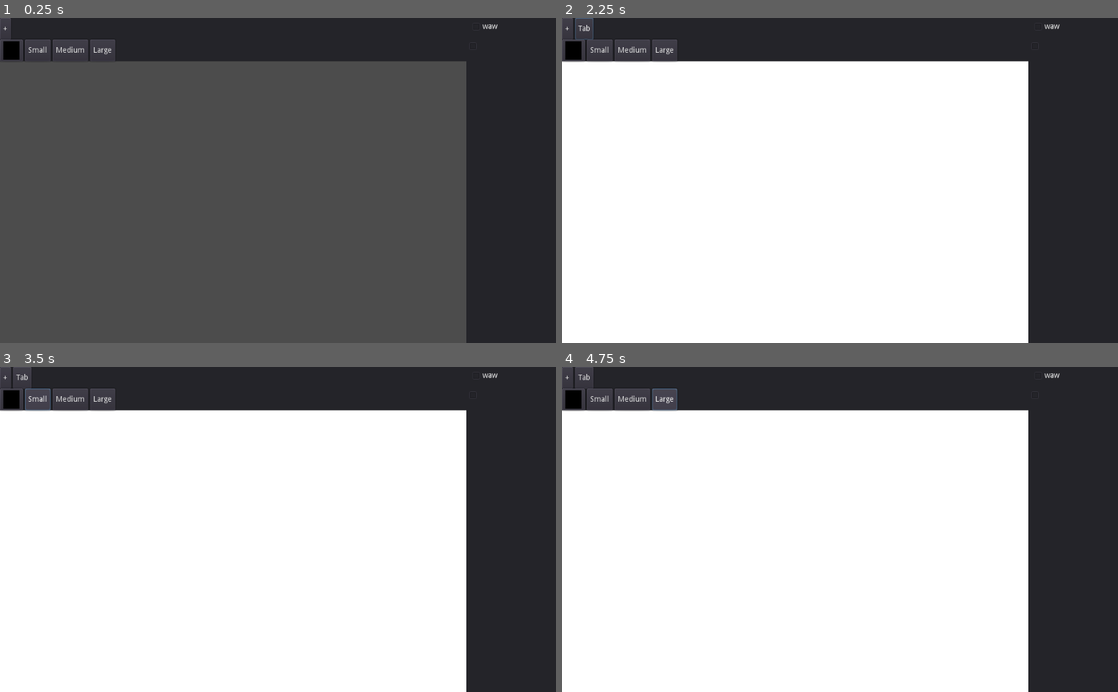
Above: before the commit, frames 1-4 (two rows, left to right).
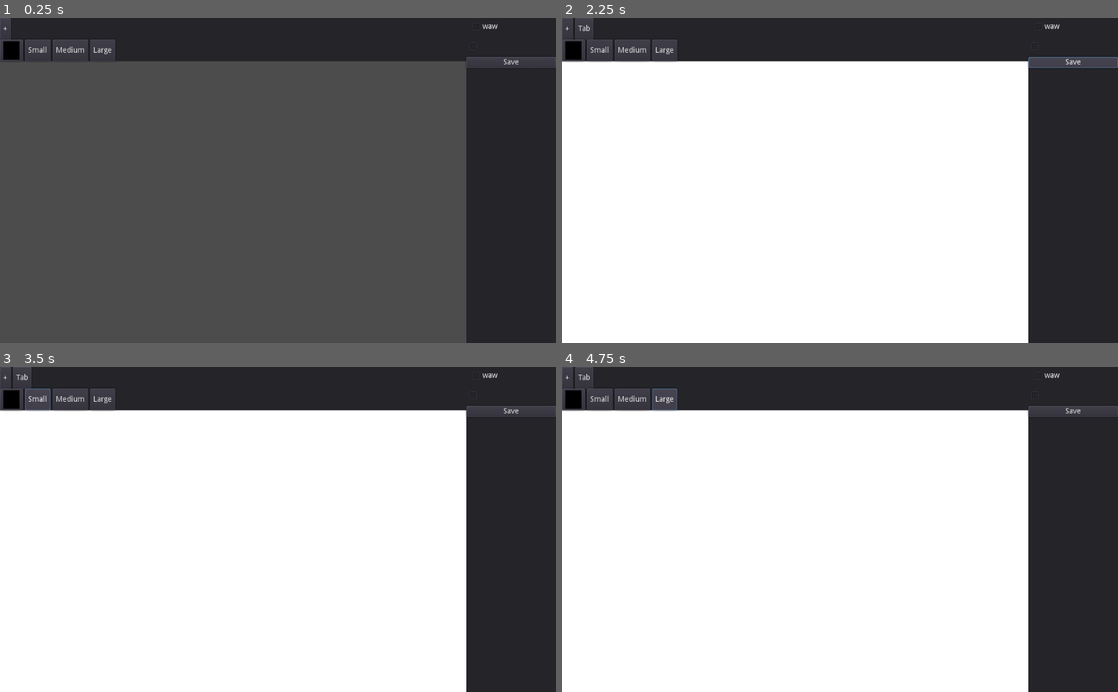
Above: after the commit, the same moments.

Repository: waleed177/bad-notes-application
Game: Godot game, scene res://scenes/main/main.tscn
Two runs of this game, one before a commit and one after it. Both use one fixed random seed, a clock stepped at 60 frames per second and the inputs below.
Inputs (mouse positions are in pixels of both pictures, inside the frame that each line leads up to):
- Up to frame 1 (0.25 s): no input
- Up to frame 2 (2.25 s): click "+" at 0.5 s; click "Tab" at 1.25 s; click (1073, 63) at 2 s, where only the run after the commit has a clickable "Save"
- Up to frame 3 (3.5 s): click "Small" at 2.75 s
- Up to frame 4 (4.75 s): click "Medium" at 3.5 s; click "Large" at 4.25 s

The runs differ from the first frame. In frame 1, 0.4% of the frame differs, in the area x 83-100%, y 11-16%; in frame 2, 0.6%, in the area x 2-100%, y 0-16%; in frame 3, 0.4%; in frame 4, 0.4%.

Commit message:
refactor and added saving

Diff:
--- /dev/null
+++ b/prefabs/drawing_area/drawing_area_model.gd
@@ -0,0 +1,6 @@
+extends Resource
+
+class_name DrawingAreaModel
+
+#will not be saved
+var drawing_area_node: Node2D
--- a/prefabs/items/checkbox_item/checkbox_item.tscn
+++ b/prefabs/items/checkbox_item/checkbox_item.tscn
@@ -1,6 +1,6 @@
 [gd_scene load_steps=3 format=2]
 
-[ext_resource path="res://prefabs/items/item.gd" type="Script" id=1]
+[ext_resource path="res://prefabs/items/item_component/item_component.tscn" type="PackedScene" id=1]
 [ext_resource path="res://prefabs/items/checkbox_item/CheckBox.gd" type="Script" id=2]
 
 [node name="CheckboxItem" type="Panel"]
@@ -8,10 +8,11 @@
 margin_right = 24.0
 margin_bottom = 68.0
 rect_min_size = Vector2( 0, 32 )
-script = ExtResource( 1 )
 __meta__ = {
 "_edit_use_anchors_": false
 }
+
+[node name="ItemComponent" parent="." instance=ExtResource( 1 )]
 
 [node name="CheckBox" type="CheckBox" parent="."]
 anchor_right = 1.0
--- a/prefabs/items/checkbox_text_item/checkbox_text_item.tscn
+++ b/prefabs/items/checkbox_text_item/checkbox_text_item.tscn
@@ -1,6 +1,6 @@
 [gd_scene load_steps=4 format=2]
 
-[ext_resource path="res://prefabs/items/item.gd" type="Script" id=1]
+[ext_resource path="res://prefabs/items/item_component/item_component.tscn" type="PackedScene" id=1]
 [ext_resource path="res://prefabs/items/checkbox_text_item/editable_label.gd" type="Script" id=2]
 [ext_resource path="res://prefabs/items/checkbox_item/CheckBox.gd" type="Script" id=3]
 
@@ -8,10 +8,11 @@
 margin_right = 165.0
 margin_bottom = 32.0
 rect_min_size = Vector2( 0, 32 )
-script = ExtResource( 1 )
 __meta__ = {
 "_edit_use_anchors_": false
 }
+
+[node name="ItemComponent" parent="." instance=ExtResource( 1 )]
 
 [node name="CheckBox" type="CheckBox" parent="."]
 margin_left = 5.64874
--- a/prefabs/items/item.gd
+++ b/prefabs/items/item_component/item.gd
@@ -1,34 +1,39 @@
-extends Control
+extends Node
 
 var _item_prefab: PackedScene
 var _mouse_down = false
 var _mouse_down_location: Vector2
 
+onready var _parent = get_parent()
+
 signal instantiated_item(instance)
+signal instantiated_draggable(draggable)
 
 func _ready():
-	_item_prefab = load(filename)
+	_item_prefab = load(_parent.filename)
+	_parent.connect("gui_input", self, "_on_gui_input")
 
-func _gui_input(event):
+func _on_gui_input(event):
 	if event is InputEventMouseButton:
 		if event.is_pressed():
 			_mouse_down = true
-			_mouse_down_location = get_global_mouse_position()
+			_mouse_down_location = _parent.get_global_mouse_position()
 		else:
 			_mouse_down = false
 	elif event is InputEventMouseMotion:
-		if _mouse_down and get_global_mouse_position().distance_to(_mouse_down_location) > 100:
+		if _mouse_down and _parent.get_global_mouse_position().distance_to(_mouse_down_location) > 100:
 			var instance = _item_prefab.instance()
 			get_tree().current_scene.drawing_area.add_child(instance)
-			instance.set_global_position(get_global_position() - _mouse_down_location + get_global_mouse_position())
-			instance._setup_as_draggable()
+			instance.set_global_position(_parent.get_global_position() - _mouse_down_location + _parent.get_global_mouse_position())
+			instance.get_node("ItemComponent")._setup_as_draggable()
 			_mouse_down = false
 			emit_signal("instantiated_item", instance)
 
 func _setup_as_draggable():
-	set_script(null)
 	var node = Node2D.new()
 	node.set_script(load("res://scripts/draggable_component.gd"))
 	node.name = "draggable_component"
-	add_child(node)
+	_parent.add_child(node)
 	node.start_dragging()
+	emit_signal("instantiated_draggable", node)
+	set_script(null)
--- /dev/null
+++ b/prefabs/items/item_component/item_component.tscn
@@ -0,0 +1,6 @@
+[gd_scene load_steps=2 format=2]
+
+[ext_resource path="res://prefabs/items/item_component/item.gd" type="Script" id=1]
+
+[node name="ItemComponent" type="Node"]
+script = ExtResource( 1 )
--- /dev/null
+++ b/prefabs/items/tab_item/tab_item.gd
@@ -0,0 +1,42 @@
+extends Control
+
+var _data: TabItemModel
+
+func setup(data: TabItemModel):
+	_data = data
+	$Button.text = data.text
+	data.connect("property_modified", self, "_on_data_property_modified")
+	$Button.connect("pressed", self, "_on_button_pressed")
+	$ItemComponent.connect("instantiated_item", self, "_on_instantiated_item")
+
+func _gui_input(event):
+	if event is InputEventMouseButton:
+		if event.pressed and event.button_index == BUTTON_RIGHT:
+			$ConfirmationDialog.show()
+			$ConfirmationDialog/LineEdit.text = _data.text
+
+func fix_ui_size():
+	rect_min_size = $Button.rect_size
+
+func _on_button_pressed():
+	get_tree().current_scene.use_drawing_area(_data.drawing_area.drawing_area_node)
+
+func _on_ItemComponent_instantiated_draggable(draggable):
+	draggable.connect("dragging_status_changed", self, "_on_dragging_status_changed")
+
+func _on_dragging_status_changed(dragging):
+	$Button.disabled = dragging
+
+func _on_instantiated_item(item):
+	item.setup(_data)
+
+func _on_ConfirmationDialog_confirmed():
+	_data.text = $ConfirmationDialog/LineEdit.text
+
+func _on_data_property_modified(property, value):
+	if property == "text":
+		$Button.text = value
+		if get_tree():
+			yield(get_tree(), "idle_frame")
+			yield(get_tree(), "idle_frame")
+			fix_ui_size()
--- a/prefabs/items/tab_item/tab_item.tscn
+++ b/prefabs/items/tab_item/tab_item.tscn
@@ -1,15 +1,45 @@
-[gd_scene load_steps=2 format=2]
+[gd_scene load_steps=3 format=2]
 
-[ext_resource path="res://prefabs/items/item.gd" type="Script" id=1]
+[ext_resource path="res://prefabs/items/item_component/item_component.tscn" type="PackedScene" id=2]
+[ext_resource path="res://prefabs/items/tab_item/tab_item.gd" type="Script" id=3]
 
-[node name="Button" type="Button"]
-anchor_right = 1.0
-anchor_bottom = 1.0
-margin_right = -1012.0
-margin_bottom = -580.0
-script = ExtResource( 1 )
+[node name="Tab" type="Panel"]
+margin_right = 32.0
+margin_bottom = 32.0
+script = ExtResource( 3 )
 __meta__ = {
 "_edit_use_anchors_": false
 }
 
-[node name="Node" type="Node" parent="."]
+[node name="ItemComponent" parent="." instance=ExtResource( 2 )]
+
+[node name="Button" type="Button" parent="."]
+anchor_right = 1.0
+anchor_bottom = 1.0
+mouse_filter = 1
+__meta__ = {
+"_edit_use_anchors_": false
+}
+
+[node name="ConfirmationDialog" type="ConfirmationDialog" parent="."]
+margin_left = 185.0
+margin_top = 173.0
+margin_right = 452.0
+margin_bottom = 241.0
+rect_min_size = Vector2( 150, 52.5 )
+window_title = "Rename"
+__meta__ = {
+"_edit_use_anchors_": false
+}
+
+[node name="LineEdit" type="LineEdit" parent="ConfirmationDialog"]
+margin_left = 8.0
+margin_top = 8.0
+margin_right = 259.0
+margin_bottom = 32.0
+__meta__ = {
+"_edit_use_anchors_": false
+}
+
+[connection signal="instantiated_draggable" from="ItemComponent" to="." method="_on_ItemComponent_instantiated_draggable"]
+[connection signal="confirmed" from="ConfirmationDialog" to="." method="_on_ConfirmationDialog_confirmed"]
--- /dev/null
+++ b/prefabs/items/tab_item/tab_item_model.gd
@@ -0,0 +1,19 @@
+extends Resource
+
+class_name TabItemModel
+
+signal property_modified(property, value)
+
+export(String) var text: String setget _set_text
+func _set_text(val):
+	text = val
+	emit_signal("property_modified", "text", val)
+export(Resource) var _drawing_area
+
+var drawing_area: DrawingAreaModel setget _set_drawing_area, _get_drawing_area
+
+func _set_drawing_area(value: DrawingAreaModel):
+	_drawing_area = value
+
+func _get_drawing_area() -> DrawingAreaModel:
+	return _drawing_area
--- a/project.godot
+++ b/project.godot
@@ -8,6 +8,34 @@
 
 config_version=4
 
+_global_script_classes=[ {
+"base": "Resource",
+"class": "DrawingAreaModel",
+"language": "GDScript",
+"path": "res://prefabs/drawing_area/drawing_area_model.gd"
+}, {
+"base": "Resource",
+"class": "NoteModel",
+"language": "GDScript",
+"path": "res://scripts/note_format/note_model.gd"
+}, {
+"base": "Resource",
+"class": "TabItemModel",
+"language": "GDScript",
+"path": "res://prefabs/items/tab_item/tab_item_model.gd"
+}, {
+"base": "Resource",
+"class": "TabsModel",
+"language": "GDScript",
+"path": "res://scripts/tabs_manager/tabs_model.gd"
+} ]
+_global_script_class_icons={
+"DrawingAreaModel": "",
+"NoteModel": "",
+"TabItemModel": "",
+"TabsModel": ""
+}
+
 [application]
 
 config/name="Notes Application"
@@ -16,6 +44,8 @@
 
 [autoload]
 
+NoteSaver="*res://scripts/note_format/note_saver.gd"
+TabManager="*res://scripts/tabs_manager/tab_manager.gd"
 GlobalBrush="*res://scripts/global_brush.gd"
 
 [input]
--- a/scenes/main/Tabs.gd
+++ b/scenes/main/Tabs.gd
@@ -5,27 +5,17 @@
 
 func _on_AddTabButton_pressed():
 	var button = TabItem.instance()
-	button.text = "Tab"
 
-	var drawing_area = DrawingArea.instance()
-	get_tree().current_scene.use_drawing_area(drawing_area)
+	var tab_model := TabItemModel.new()
+	tab_model.text = "Tab"
+	tab_model.drawing_area = DrawingAreaModel.new()
+	tab_model.drawing_area.drawing_area_node = DrawingArea.instance()
+	TabManager.add_tab(tab_model)
+	get_tree().current_scene.use_drawing_area(tab_model.drawing_area.drawing_area_node)
 
-	var tab_info = {
-		button = button,
-		drawing_area = drawing_area
-	}
+	$HBoxContainer.add_child(button)
+	button.setup(tab_model)
 
-	button.connect("instantiated_item", self, "_on_instantiated_item", [tab_info])
-	button.connect("pressed", self, "_on_tab_pressed", [tab_info])
-	$HBoxContainer.add_child(button)
-
-func _on_tab_pressed(tab_info):
-	get_tree().current_scene.use_drawing_area(tab_info.drawing_area)
-
-func _on_instantiated_item(instance, tab_info):
-	var new_tab_info = {
-		button = instance,
-		drawing_area = tab_info.drawing_area
-	}
-	instance.text = tab_info.button.text
-	instance.connect("pressed", self, "_on_tab_pressed", [new_tab_info])
+	yield(get_tree(), "idle_frame")
+	yield(get_tree(), "idle_frame")
+	button.fix_ui_size()
--- a/scenes/main/main.gd
+++ b/scenes/main/main.gd
@@ -3,6 +3,13 @@
 onready var drawing_area = get_node("DrawingArea")
 
 func use_drawing_area(new_area):
+	call_deferred("_use_drawing_area_deferred", new_area)
+
+func _use_drawing_area_deferred(new_area):
 	remove_child(drawing_area)
 	add_child(new_area)
 	drawing_area = new_area
+
+
+func _on_Save_pressed():
+	NoteSaver.save()
--- a/scenes/main/main.tscn
+++ b/scenes/main/main.tscn
@@ -94,8 +94,15 @@
 [node name="CheckboxItem" parent="CanvasLayer/Panel/VBoxContainer" instance=ExtResource( 5 )]
 margin_right = 165.0
 
+[node name="Save" type="Button" parent="CanvasLayer/Panel/VBoxContainer"]
+margin_top = 72.0
+margin_right = 165.0
+margin_bottom = 92.0
+text = "Save"
+
 [connection signal="pressed" from="CanvasLayer/Tabs/HBoxContainer/AddTabButton" to="CanvasLayer/Tabs" method="_on_AddTabButton_pressed"]
 [connection signal="color_changed" from="CanvasLayer/Tools/HBoxContainer/ColorPickerButton" to="CanvasLayer/Tools" method="_on_ColorPickerButton_color_changed"]
 [connection signal="pressed" from="CanvasLayer/Tools/HBoxContainer/SmallSize" to="CanvasLayer/Tools" method="_on_SmallSize_pressed"]
 [connection signal="pressed" from="CanvasLayer/Tools/HBoxContainer/MediumSize" to="CanvasLayer/Tools" method="_on_MediumSize_pressed"]
 [connection signal="pressed" from="CanvasLayer/Tools/HBoxContainer/LargeSize" to="CanvasLayer/Tools" method="_on_LargeSize_pressed"]
+[connection signal="pressed" from="CanvasLayer/Panel/VBoxContainer/Save" to="." method="_on_Save_pressed"]
--- a/scripts/draggable_component.gd
+++ b/scripts/draggable_component.gd
@@ -12,16 +12,12 @@
 
 func _process(delta):
 	if _dragging:
-		parent.set_position(get_global_mouse_position() - _dragging_offset)
+		parent.set_position(parent.get_global_mouse_position() - _dragging_offset)
 		if not Input.is_mouse_button_pressed(BUTTON_LEFT):
 			_dragging = false
 			emit_signal("dragging_status_changed", false)
-			if parent is Button:
-				parent.disabled = false
-		elif _dragging_initial_position.distance_to(get_global_mouse_position()) > 10:
+		elif _dragging_initial_position.distance_to(parent.get_global_mouse_position()) > 10:
 			emit_signal("dragging_status_changed", true)
-			if parent is Button:
-				parent.disabled = true
 
 func _on_gui_input(event: InputEvent):
 	if event is InputEventMouseButton:
@@ -32,10 +28,8 @@
 			_dragging = false
 			get_tree().set_input_as_handled()
 			emit_signal("dragging_status_changed", false)
-			if parent is Button:
-				parent.disabled = false
 
 func start_dragging():
 	_dragging = true
-	_dragging_offset = get_global_mouse_position() - parent.get_position()
-	_dragging_initial_position = get_global_mouse_position()
+	_dragging_offset = parent.get_global_mouse_position() - parent.get_position()
+	_dragging_initial_position = parent.get_global_mouse_position()
--- /dev/null
+++ b/scripts/note_format/note_model.gd
@@ -0,0 +1,9 @@
+extends Resource
+
+class_name NoteModel
+
+export(Resource) var _tabs
+
+var tabs: TabsModel setget _set_tabs, _get_tabs
+func _set_tabs(value: TabsModel): _tabs = value
+func _get_tabs(): return _tabs
--- /dev/null
+++ b/scripts/note_format/note_saver.gd
@@ -0,0 +1,12 @@
+extends Node
+
+var _note_model: NoteModel
+
+func _ready():
+	_note_model = NoteModel.new()
+
+func register_tabs_model(tabs_model: TabsModel):
+	_note_model.tabs = tabs_model
+
+func save():
+	ResourceSaver.save("/home/waldo/Documents/GodotProjects/notes_application/test.tres", _note_model)
--- /dev/null
+++ b/scripts/tabs_manager/tab_manager.gd
@@ -0,0 +1,10 @@
+extends Node
+
+var _tabs_model: TabsModel
+
+func _ready():
+	_tabs_model = TabsModel.new()
+	NoteSaver.register_tabs_model(_tabs_model)
+
+func add_tab(tab: TabItemModel):
+	_tabs_model.tabs.append(tab)
--- /dev/null
+++ b/scripts/tabs_manager/tabs_model.gd
@@ -0,0 +1,5 @@
+extends Resource
+
+class_name TabsModel
+
+export(Array) var tabs: Array#<TabItemModel>
--- /dev/null
+++ b/test.tres
@@ -0,0 +1,55 @@
+[gd_resource type="Resource" load_steps=16 format=2]
+
+[ext_resource path="res://scripts/note_format/note_model.gd" type="Script" id=1]
+[ext_resource path="res://scripts/tabs_manager/tabs_model.gd" type="Script" id=2]
+[ext_resource path="res://prefabs/drawing_area/drawing_area_model.gd" type="Script" id=3]
+[ext_resource path="res://prefabs/items/tab_item/tab_item_model.gd" type="Script" id=4]
+
+[sub_resource type="Resource" id=1]
+script = ExtResource( 3 )
+
+[sub_resource type="Resource" id=2]
+script = ExtResource( 4 )
+text = "Tabaaa"
+_drawing_area = SubResource( 1 )
+
+[sub_resource type="Resource" id=3]
+script = ExtResource( 3 )
+
+[sub_resource type="Resource" id=4]
+script = ExtResource( 4 )
+text = "Tab"
+_drawing_area = SubResource( 3 )
+
+[sub_resource type="Resource" id=5]
+script = ExtResource( 3 )
+
+[sub_resource type="Resource" id=6]
+script = ExtResource( 4 )
+text = "Tab"
+_drawing_area = SubResource( 5 )
+
+[sub_resource type="Resource" id=7]
+script = ExtResource( 3 )
+
+[sub_resource type="Resource" id=8]
+script = ExtResource( 4 )
+text = "Tab"
+_drawing_area = SubResource( 7 )
+
+[sub_resource type="Resource" id=9]
+script = ExtResource( 3 )
+
+[sub_resource type="Resource" id=10]
+script = ExtResource( 4 )
+text = "Tab"
+_drawing_area = SubResource( 9 )
+
+[sub_resource type="Resource" id=11]
+script = ExtResource( 2 )
+free_tab_id = 0
+tabs = [ SubResource( 2 ), SubResource( 4 ), SubResource( 6 ), SubResource( 8 ), SubResource( 10 ) ]
+
+[resource]
+script = ExtResource( 1 )
+_tabs = SubResource( 11 )
